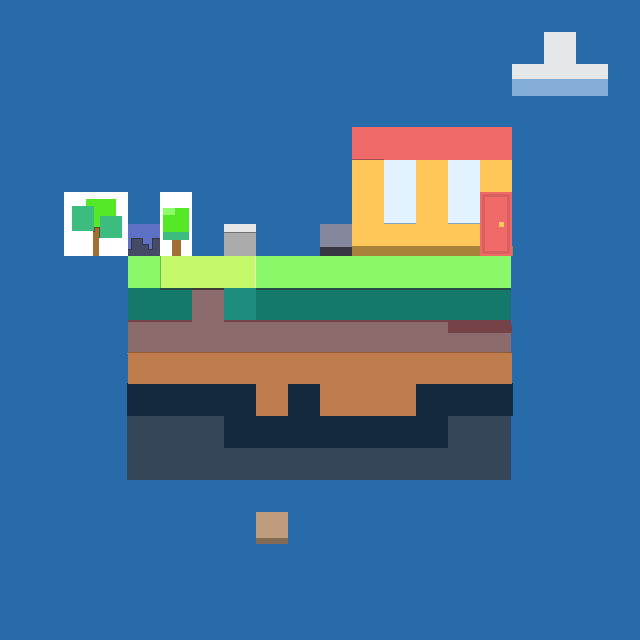
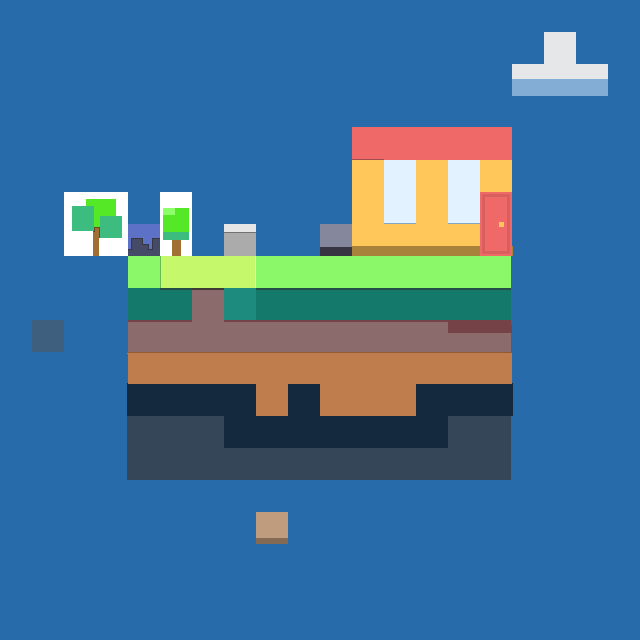
Comparing the layer stacks of the two 640x640 images. Changes:
painted on "Layer 1" over [32, 320, 64, 352]
